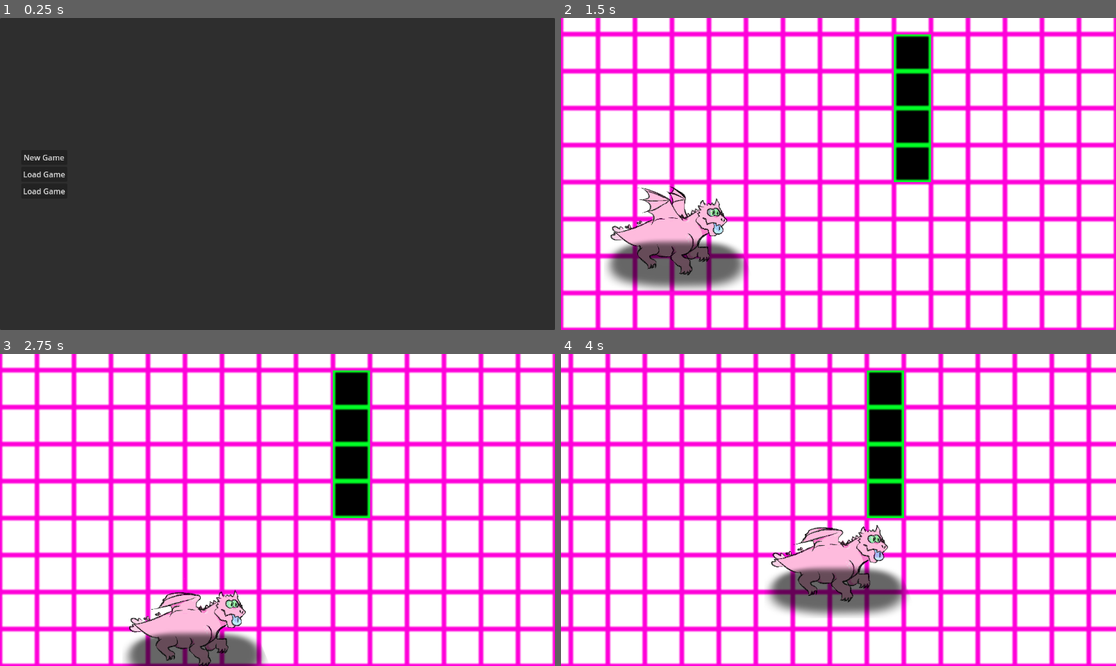
Above: before the commit, frames 1-4 (two rows, left to right).
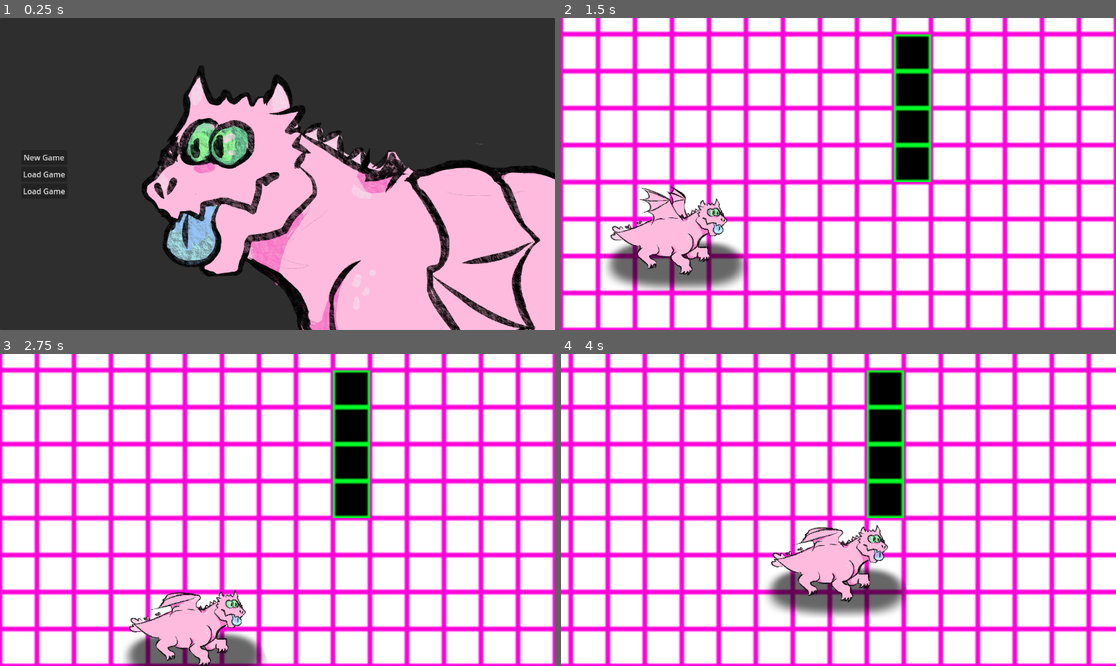
Above: after the commit, the same moments.

Repository: villevilli/otajam-25
Game: Godot game, scene res://user_interface/main_menu/MainMenu.tscn
Two runs of this game, one before a commit and one after it. Both use one fixed random seed, a clock stepped at 60 frames per second and the inputs below.
Inputs (mouse positions are in pixels of both pictures, inside the frame that each line leads up to):
- Up to frame 1 (0.25 s): no input
- Up to frame 2 (1.5 s): click "New Game" at 0.5 s; move the mouse to (960, 158) at 1.27 s; hold D (right) from 1.28 s (still down); click (960, 158) at 1.42 s
- Up to frame 3 (2.75 s): move the mouse to (166, 525) at 2.02 s; release D (right) at 2.03 s; hold S (down) from 2.03 s (still down)
- Up to frame 4 (4 s): tap Enter at 2.75 s; move the mouse to (894, 441) at 2.77 s; release S (down) at 2.78 s; hold D (right) 2.78-3.53 s; move the mouse to (810, 572) at 3.52 s; hold W (up) from 3.53 s (still down); click (810, 572) at 3.67 s

The runs differ from the first frame. In frame 1, 38% of the frame differs, in the area x 25-100%, y 15-100%; in frame 2, 0.8%; in frame 3, 0.8%; in frame 4, 0.8%.

Commit message:
player Z and Main menu improvements

Diff:
--- a/characters/player/player.tscn
+++ b/characters/player/player.tscn
@@ -39,6 +39,7 @@
 shape = SubResource("RectangleShape2D_5qm4w")
 
 [node name="Sprite" type="AnimatedSprite2D" parent="."]
+z_index = 5
 scale = Vector2(0.3, 0.3)
 sprite_frames = SubResource("SpriteFrames_l6rav")
 animation = &"flight"
--- a/user_interface/main_menu/MainMenu.tscn
+++ b/user_interface/main_menu/MainMenu.tscn
@@ -1,7 +1,8 @@
-[gd_scene load_steps=3 format=3 uid="uid://c12h6xh832aru"]
+[gd_scene load_steps=4 format=3 uid="uid://c12h6xh832aru"]
 
 [ext_resource type="Theme" uid="uid://brysrba6aklkb" path="res://user_interface/base_theme.tres" id="1_3msyt"]
 [ext_resource type="Script" path="res://user_interface/main_menu/main_menu.gd" id="2_wh45f"]
+[ext_resource type="Texture2D" uid="uid://cl357tm28cvig" path="res://assets/Dargon/002.png" id="3_o6ult"]
 
 [node name="MainMenu" type="Control"]
 layout_mode = 3
@@ -51,5 +52,9 @@
 layout_mode = 2
 text = "Load Game"
 
+[node name="002" type="Sprite2D" parent="."]
+position = Vector2(864, 552)
+texture = ExtResource("3_o6ult")
+
 [connection signal="pressed" from="Panel/HBoxContainer/MenuItems/NewGame" to="." method="_on_new_game_pressed"]
 [connection signal="button_down" from="Panel/HBoxContainer/MenuItems/CloseGame" to="." method="_on_close_game_button_down"]
